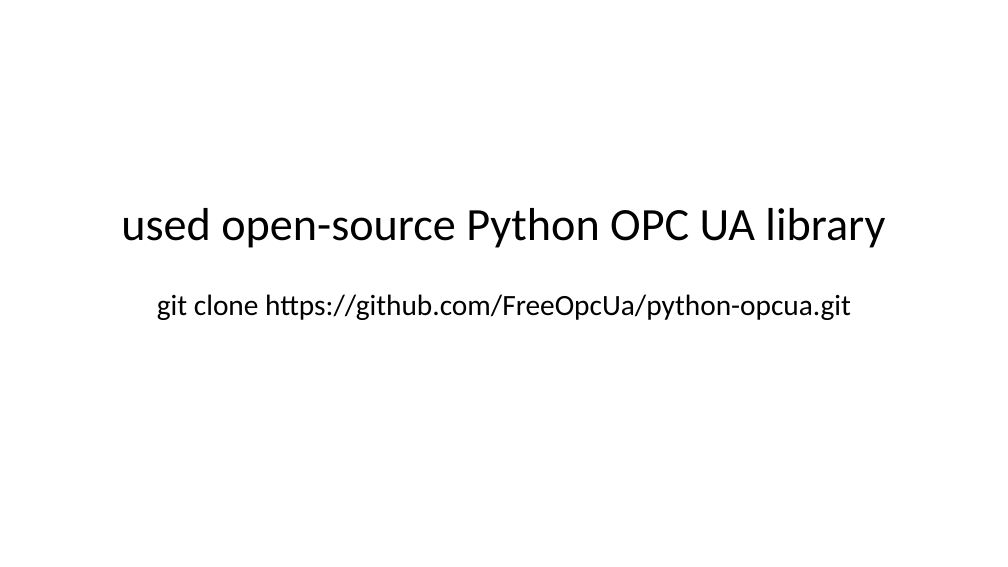
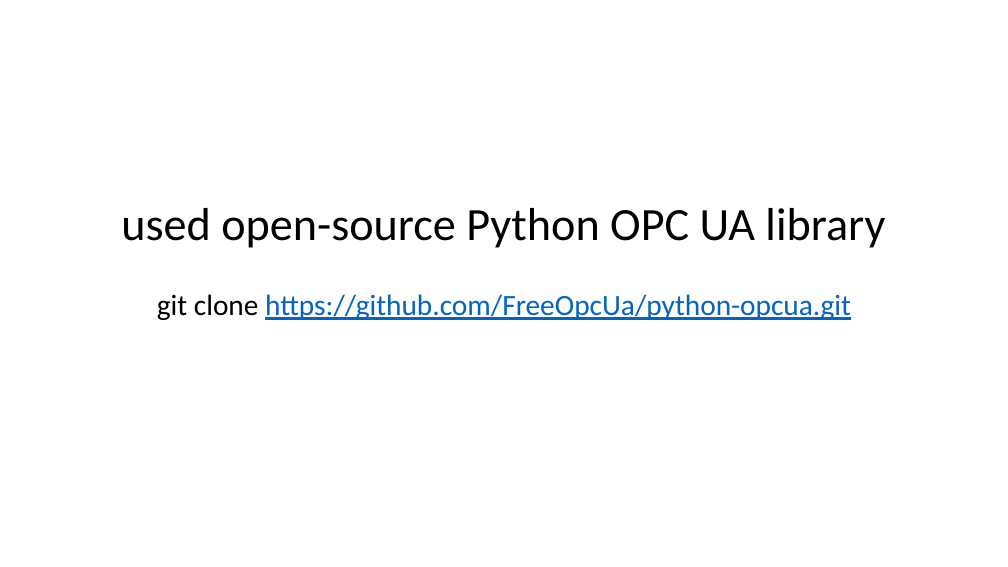
Before and after one commit to Oidlichtnwoada/OpcUaServerWrapper, a slide deck: slide 7 of presentation/presentation.pptx. Drawn at 1008x567 pixels with LibreOffice and Linux fonts; fonts in the diff are those of the drawing. Boxes give left, top, right and bottom in pixels: in the first picture for what was removed or moved away, otherwise in the second. Text is boxed around its words. In the diff, an @@ line names an element or a change of style, - is before the commit and + after.

```diff
--- a/presentation/presentation.pptx
+++ b/presentation/presentation.pptx
@@ text "git clone https://github.com/FreeOpcUa/python-opcua.git" at <box>157,294,851,320</box>: text colour #000000 to #0563C1, underline on in "https://github.com/FreeOpcUa/python-opcua.git" @@
```
Also in this commit, not shown: 3 other slides changed, 2 other files.
